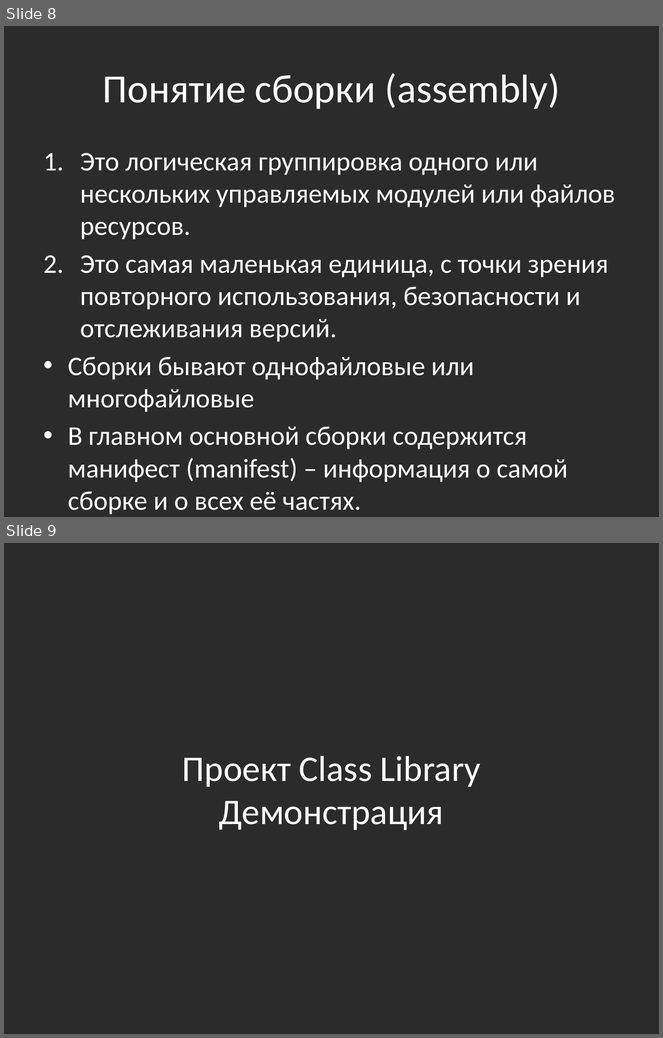
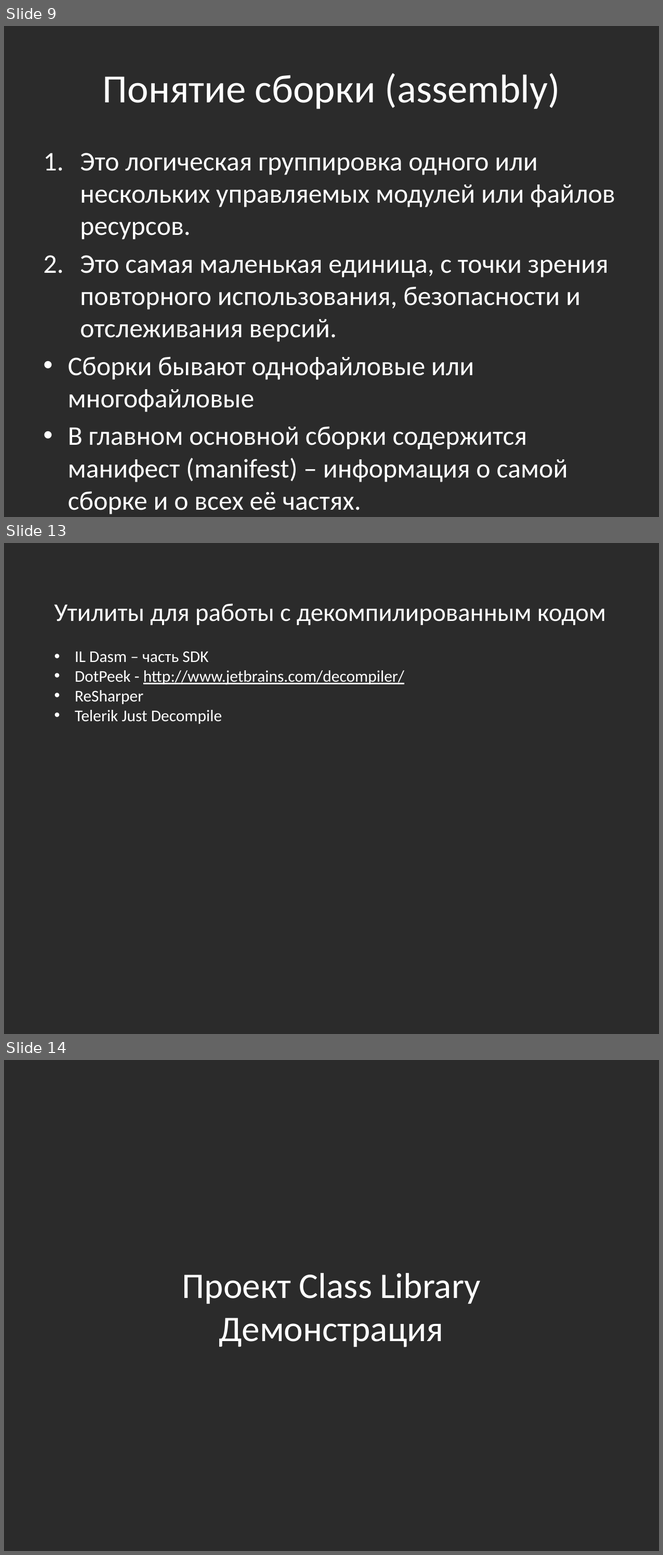
Before and after one commit to bazile/Training, a slide deck: Presentation/lesson-07-reflection.pptx. Shown one above the other, each under a label of ours: slides 8 and 9 before the commit, slides 9, 13 and 14 after it; the slides between them are not shown. The pictures are 663x1038 and 663x1555 pixels, drawn with LibreOffice and Linux fonts; fonts in the diff are those of the drawing; background and template pictures are left out; a plain dark background stands for a picture behind light text. Boxes give left, top, right and bottom in pixels: in the first picture for what was removed or moved away, otherwise in the second. Text is boxed around its words. In the diff, an @@ line names an element or a change of style, - is before the commit and + after.

```diff
--- a/Presentation/lesson-07-reflection.pptx
+++ b/Presentation/lesson-07-reflection.pptx
@@ slide 13 added at <box>4,543,659,1034</box>, background picture (left out) @@
@@ text added at <box>54,603,606,724</box>, 18 pt, text #FFFFFF @@
+Утилиты для работы с декомпилированным кодом
+• IL Dasm – часть SDK
+• DotPeek - http://www.jetbrains.com/decompiler/
+• ReSharper
+• Telerik Just Decompile
@@ what was slide 8 is now slide 9 @@
@@ what was slide 9 is now slide 14 @@
```
Also in this commit, not shown: 3 slides changed, 4 other slides added, 1 other file.
